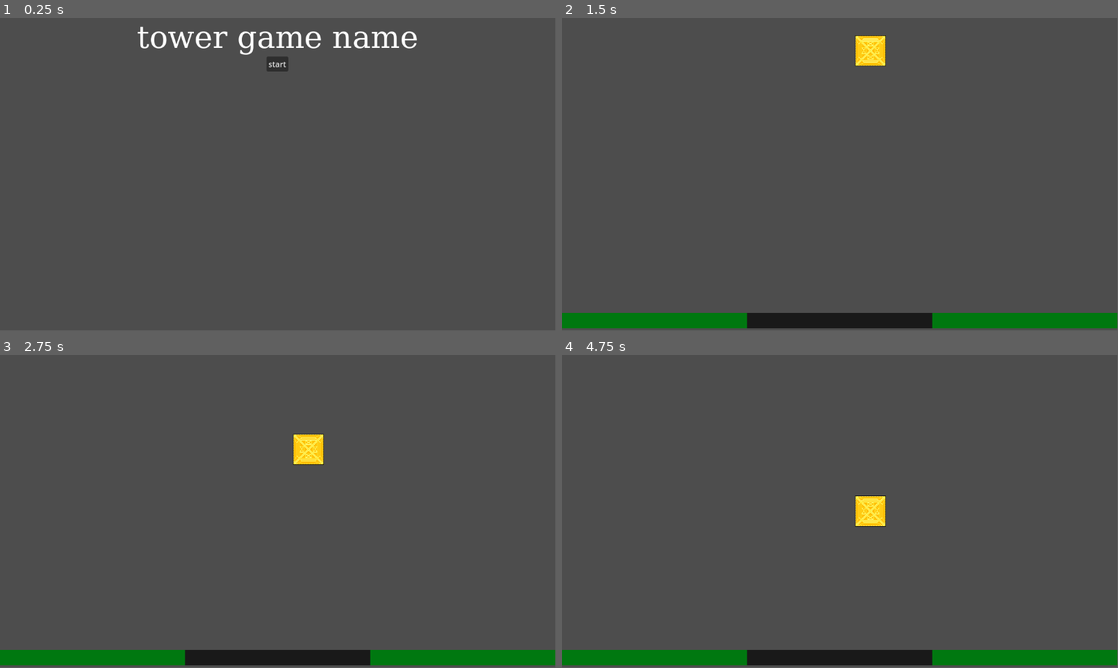
Above: before the commit, frames 1-4 (two rows, left to right).
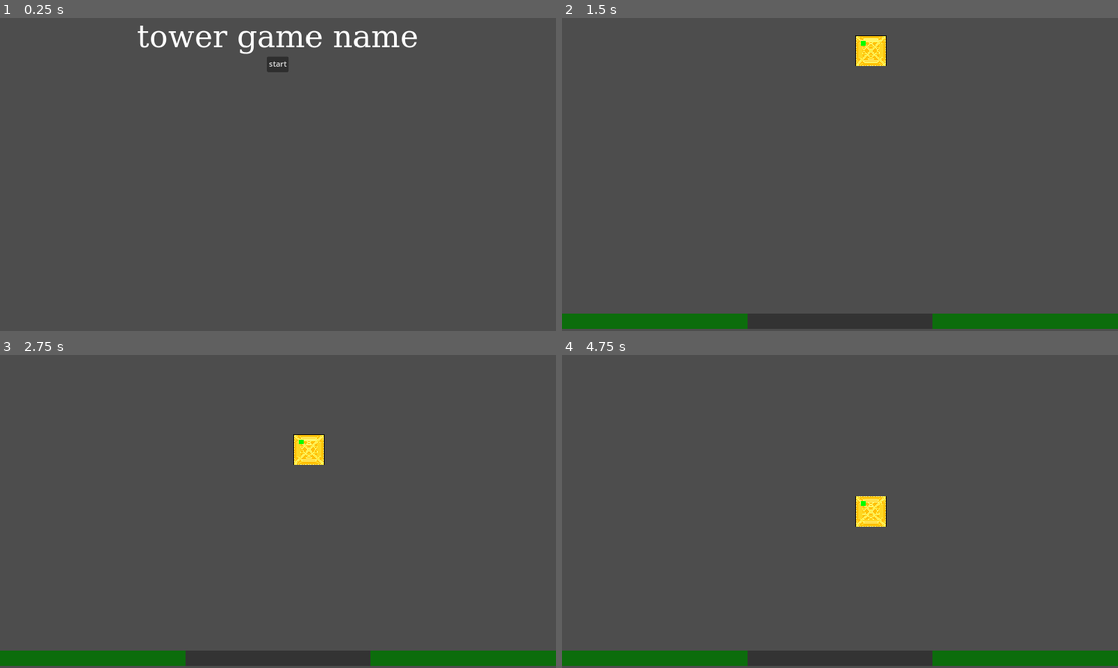
Above: after the commit, the same moments.

Repository: ender-titan1/GWJ-73
Game: Godot game, scene res://scenes/Menu.tscn
Same seed, same stepped clock (60 frames per second), same inputs: the game is played once before the commit and once after it.
Inputs (mouse positions are in pixels of both pictures, inside the frame that each line leads up to):
- Up to frame 1 (0.25 s): no input
- Up to frame 2 (1.5 s): click "start" at 0.5 s; move the mouse to (962, 158) at 1.27 s; hold D (shift_right) from 1.28 s (still down); hold R (rotate, bound only after the commit) from 1.28 s (still down)
- Up to frame 3 (2.75 s): move the mouse to (166, 527) at 2.02 s; release D (shift_right) at 2.03 s; release R (rotate, bound only after the commit) at 2.03 s; hold Space (shift_down) from 2.03 s (still down); tap R (rotate, bound only after the commit) at 2.1 s
- Up to frame 4 (4.75 s): move the mouse to (895, 442) at 2.77 s; release Space (shift_down) at 2.78 s; hold R (rotate, bound only after the commit) 2.78-3.53 s; hold D (shift_right) 2.78-4.28 s; move the mouse to (812, 574) at 3.52 s; tap R (rotate, bound only after the commit) at 3.6 s; move the mouse to (1006, 558) at 4.27 s; hold A (shift_left) from 4.28 s (still down); hold R (rotate, bound only after the commit) from 4.28 s (still down)
In our replay, the window is 799x449 before the commit and 800x450 after it. These sizes can differ from the game's own. Grey fills any space a smaller window leaves; there, only what the larger window draws over its background counts as a difference.

The runs differ from the first frame. In frame 1, 0.8% of the frame differs, in the area x 24-75%, y 2-18%; in frame 2, 2.2%; in frame 3, 2.2%; in frame 4, 2.3%, in the area x 0-100%, y 44-100%.

Commit message:
Add rotation
- Still buggy

Diff:
--- a/project.godot
+++ b/project.godot
@@ -14,6 +14,10 @@
 run/main_scene="res://scenes/Menu.tscn"
 config/features=PackedStringArray("4.2", "GL Compatibility")
 config/icon="res://icon.svg"
+
+[display]
+
+window/stretch/mode="canvas_items"
 
 [dotnet]
 
@@ -41,8 +45,14 @@
 "events": [Object(InputEventKey,"resource_local_to_scene":false,"resource_name":"","device":-1,"window_id":0,"alt_pressed":false,"shift_pressed":false,"ctrl_pressed":false,"meta_pressed":false,"pressed":false,"keycode":0,"physical_keycode":90,"key_label":0,"unicode":122,"echo":false,"script":null)
 ]
 }
+rotate={
+"deadzone": 0.5,
+"events": [Object(InputEventKey,"resource_local_to_scene":false,"resource_name":"","device":-1,"window_id":0,"alt_pressed":false,"shift_pressed":false,"ctrl_pressed":false,"meta_pressed":false,"pressed":false,"keycode":0,"physical_keycode":82,"key_label":0,"unicode":114,"echo":false,"script":null)
+]
+}
 
 [rendering]
 
+textures/canvas_textures/default_texture_filter=0
 renderer/rendering_method="gl_compatibility"
 renderer/rendering_method.mobile="gl_compatibility"
--- a/resources/blocks.json
+++ b/resources/blocks.json
@@ -1,39 +1,51 @@
 {
-    "Square": {
-        "matrix": [
-            "##",
-            "##"
-        ],
-        "center": [0, 0],
-        "sprite": "sentury 2.0.png"
-    },
-    "L-Left": {
-        "matrix": [
-            " #",
-            " #",
-            "##"
-        ],
-        "center": [1, 1],
-        "sprite": "sentury 2.0.png"
-
-    },
-    "L-Right": {
-        "matrix": [
-            "# ",
-            "# ",
-            "##"
-        ],
-        "center": [0, 1],
-        "sprite": "sentury 2.0.png"
-    },
-    "I": {
-        "matrix": [
-            "#",
-            "#",
-            "#",
-            "#"
-        ],
-        "center": [0, 1],
-        "sprite": "sentury 2.0.png"
-    }
+	"Square": {
+		"matrix": [
+			"##",
+			"##"
+		],
+		"center": [
+			0,
+			0
+		],
+		"sprite": "sentury 2.0.png",
+		"rotate": false
+	},
+	"L-Right": {
+		"matrix": [
+			"# ",
+			"# ",
+			"##"
+		],
+		"center": [
+			0,
+			1
+		],
+		"sprite": "L-Right.png"
+	},
+	"L-Left": {
+		"matrix": [
+			" #",
+			" #",
+			"##"
+		],
+		"center": [
+			1,
+			1
+		],
+		"sprite": "sentury 2.0.png"
+	},
+	"I": {
+		"matrix": [
+			"#",
+			"#",
+			"#",
+			"#"
+		],
+		"center": [
+			0,
+			1
+		],
+		"sprite": "sentury 2.0.png"
+	}
 }
--- a/resources/main_tileset.tres
+++ b/resources/main_tileset.tres
@@ -1,20 +1,20 @@
-[gd_resource type="TileSet" load_steps=4 format=3 uid="uid://f3h1x1j8xhtp"]
+[gd_resource type="TileSet" load_steps=4 format=3 uid="uid://p1cd3h13fktj"]
 
-[ext_resource type="Texture2D" uid="uid://cmcrit7gifwi3" path="res://resources/placeholder_square.tres" id="1_scrnm"]
+[ext_resource type="Texture2D" uid="uid://c6hwsgkc4fxd3" path="res://resources/placeholder.tres" id="1_qhx0o"]
 
-[sub_resource type="TileSetAtlasSource" id="TileSetAtlasSource_vao78"]
-texture = ExtResource("1_scrnm")
+[sub_resource type="TileSetAtlasSource" id="TileSetAtlasSource_oa7os"]
+texture = ExtResource("1_qhx0o")
 texture_region_size = Vector2i(32, 32)
 0:0/0 = 0
-0:0/0/modulate = Color(0.099986, 0.099986, 0.099986, 1)
+0:0/0/modulate = Color(0.0495072, 0.42863, 0.0483693, 1)
 
-[sub_resource type="TileSetAtlasSource" id="TileSetAtlasSource_14hxd"]
-texture = ExtResource("1_scrnm")
+[sub_resource type="TileSetAtlasSource" id="TileSetAtlasSource_jtmo3"]
+texture = ExtResource("1_qhx0o")
 texture_region_size = Vector2i(32, 32)
 0:0/0 = 0
-0:0/0/modulate = Color(0, 0.47, 0.0626667, 1)
+0:0/0/modulate = Color(0.201527, 0.201527, 0.201527, 1)
 
 [resource]
 tile_size = Vector2i(32, 32)
-sources/1 = SubResource("TileSetAtlasSource_14hxd")
-sources/0 = SubResource("TileSetAtlasSource_vao78")
+sources/2 = SubResource("TileSetAtlasSource_oa7os")
+sources/3 = SubResource("TileSetAtlasSource_jtmo3")
--- /dev/null
+++ b/resources/placeholder.tres
@@ -0,0 +1,9 @@
+[gd_resource type="GradientTexture2D" load_steps=2 format=3 uid="uid://c6hwsgkc4fxd3"]
+
+[sub_resource type="Gradient" id="Gradient_8v7ip"]
+colors = PackedColorArray(1, 1, 1, 1, 1, 1, 1, 1)
+
+[resource]
+gradient = SubResource("Gradient_8v7ip")
+width = 32
+height = 32
--- a/resources/placeholder_square.tres
+++ /dev/null
@@ -1,9 +0,0 @@
-[gd_resource type="GradientTexture2D" load_steps=2 format=3 uid="uid://cmcrit7gifwi3"]
-
-[sub_resource type="Gradient" id="Gradient_6gpao"]
-colors = PackedColorArray(1, 1, 1, 1, 1, 1, 1, 1)
-
-[resource]
-gradient = SubResource("Gradient_6gpao")
-width = 32
-height = 32
--- a/scenes/Block.tscn
+++ b/scenes/Block.tscn
@@ -1,10 +1,21 @@
-[gd_scene load_steps=3 format=3 uid="uid://dvs6cthqc6h52"]
+[gd_scene load_steps=5 format=3 uid="uid://dvs6cthqc6h52"]
 
 [ext_resource type="Script" path="res://src/block.gd" id="1_cvpmb"]
 [ext_resource type="Texture2D" uid="uid://6amcnjx64u52" path="res://imports/L-Right.png" id="2_jnfgd"]
+
+[sub_resource type="Gradient" id="Gradient_7eb7d"]
+colors = PackedColorArray(0, 1, 0, 1, 0, 1, 0, 1)
+
+[sub_resource type="GradientTexture2D" id="GradientTexture2D_pvse4"]
+gradient = SubResource("Gradient_7eb7d")
+width = 10
+height = 10
 
 [node name="Block" type="Node2D"]
 script = ExtResource("1_cvpmb")
 
 [node name="Sprite2D" type="Sprite2D" parent="."]
 texture = ExtResource("2_jnfgd")
+
+[node name="Sprite2D2" type="Sprite2D" parent="."]
+texture = SubResource("GradientTexture2D_pvse4")
--- a/scenes/Start.tscn
+++ b/scenes/Start.tscn
@@ -1,9 +1,8 @@
-[gd_scene load_steps=5 format=3 uid="uid://djwihrxn5l817"]
+[gd_scene load_steps=4 format=3 uid="uid://djwihrxn5l817"]
 
 [ext_resource type="Script" path="res://src/start.gd" id="1_23hn0"]
-[ext_resource type="TileSet" uid="uid://f3h1x1j8xhtp" path="res://resources/main_tileset.tres" id="2_24psf"]
+[ext_resource type="TileSet" uid="uid://p1cd3h13fktj" path="res://resources/main_tileset.tres" id="2_24psf"]
 [ext_resource type="PackedScene" uid="uid://dvs6cthqc6h52" path="res://scenes/Block.tscn" id="2_ffa6c"]
-[ext_resource type="Texture2D" uid="uid://cmcrit7gifwi3" path="res://resources/placeholder_square.tres" id="3_oc4t0"]
 
 [node name="Start" type="Node2D" node_paths=PackedStringArray("grid")]
 script = ExtResource("1_23hn0")
@@ -13,16 +12,15 @@
 [node name="TileMap" type="TileMap" parent="."]
 tile_set = ExtResource("2_24psf")
 format = 2
-layer_0/tile_data = PackedInt32Array(655359, 0, 0, 655342, 1, 0, 655343, 1, 0, 655344, 1, 0, 655345, 1, 0, 655346, 1, 0, 655347, 1, 0, 655348, 1, 0, 655349, 1, 0, 655350, 1, 0, 655351, 1, 0, 655352, 1, 0, 655353, 1, 0, 655354, 0, 0, 655355, 0, 0, 655356, 0, 0, 655357, 0, 0, 655358, 0, 0, 589824, 0, 0, 589825, 0, 0, 589826, 0, 0, 589827, 0, 0, 589828, 0, 0, 589829, 0, 0, 589830, 1, 0, 589831, 1, 0, 589832, 1, 0, 589833, 1, 0, 589834, 1, 0, 589835, 1, 0, 589836, 1, 0, 589837, 1, 0, 589838, 1, 0, 589839, 1, 0, 589840, 1, 0, 589841, 1, 0)
+layer_0/tile_data = PackedInt32Array(655359, 3, 0, 655342, 2, 0, 655343, 2, 0, 655344, 2, 0, 655345, 2, 0, 655346, 2, 0, 655347, 2, 0, 655348, 2, 0, 655349, 2, 0, 655350, 2, 0, 655351, 2, 0, 655352, 2, 0, 655353, 2, 0, 655354, 3, 0, 655355, 3, 0, 655356, 3, 0, 655357, 3, 0, 655358, 3, 0, 589824, 3, 0, 589825, 3, 0, 589826, 3, 0, 589827, 3, 0, 589828, 3, 0, 589829, 3, 0, 589830, 2, 0, 589831, 2, 0, 589832, 2, 0, 589833, 2, 0, 589834, 2, 0, 589835, 2, 0, 589836, 2, 0, 589837, 2, 0, 589838, 2, 0, 589839, 2, 0, 589840, 2, 0, 589841, 2, 0)
 
 [node name="Camera2D" type="Camera2D" parent="."]
 
-[node name="Sprite2D" type="Sprite2D" parent="."]
-visible = false
-modulate = Color(1, 1, 1, 0.313726)
-texture = ExtResource("3_oc4t0")
-
-[node name="BlockFallTimier" type="Timer" parent="."]
+[node name="BlockFallTimer" type="Timer" parent="."]
 wait_time = 0.6
 
-[connection signal="timeout" from="BlockFallTimier" to="." method="on_timer_timeout"]
+[node name="BufferTimer" type="Timer" parent="."]
+wait_time = 0.1
+
+[connection signal="timeout" from="BlockFallTimer" to="." method="on_timer_timeout"]
+[connection signal="timeout" from="BufferTimer" to="." method="on_buffer_timeout"]
--- a/src/block.gd
+++ b/src/block.gd
@@ -2,6 +2,7 @@
 
 var sprite: Sprite2D
 var definition: BlockDefinition
+var offsets: Array
 
 func set_definition(def: BlockDefinition):
 	definition = def
@@ -10,5 +11,17 @@
 
 	var pxSize = def.size * 32
 	var shift00 = Vector2(pxSize.x / 2 - 16, pxSize.y / 2 - 16)
-	var shift = shift00 + def.center
+	var shift = shift00 - def.center * 32
 	sprite.position += shift
+
+	offsets = def.offsets
+
+func get_rotated_offsets() -> Array:
+	var rotated_offsets = []
+	for offset in offsets:
+		var x = offset.x
+		var y = offset.y
+		var new_offset = Vector2(-y, x)
+		rotated_offsets.append(new_offset)
+
+	return rotated_offsets
--- a/src/block_definition.gd
+++ b/src/block_definition.gd
@@ -4,23 +4,29 @@
 var center: Vector2
 var texture: Texture2D
 var size: Vector2i
+var inhibit_rotation: bool
 
 func _init(json_dict: Dictionary={}):
+	var string_array = json_dict["matrix"]
+
 	offsets = []
-	size = Vector2i(json_dict["matrix"].size(), json_dict["matrix"][0].length())
+	size = Vector2i(string_array[0].length(), string_array.size())
 	center = Vector2(json_dict["center"][0], json_dict["center"][1])
+
+	if json_dict.has("rotate"):
+		inhibit_rotation = !json_dict["rotate"]
+	else:
+		inhibit_rotation = false
 
 	if json_dict["sprite"] != null:
 		texture = load("res://imports/" + json_dict["sprite"])
-
-	var string_array = json_dict["matrix"]
 
 	var y = 0
 	for string in string_array:
 		var x = 0
 		for character in string:
 			if character != ' ':
-				offsets.append(Vector2i(x, y))
+				offsets.append(Vector2(x, y) - center)
 
 			x += 1
 		y += 1
--- a/src/start.gd
+++ b/src/start.gd
@@ -4,7 +4,8 @@
 
 @export var grid: TileMap
 @export var block_scene: PackedScene
-@onready var timer: Timer = $BlockFallTimier
+@onready var timer: Timer = $BlockFallTimer
+@onready var buffer_timer: Timer = $BufferTimer
 
 var block_definitions: Array = []
 var layers: Dictionary = {}
@@ -12,20 +13,22 @@
 
 var tower_height = 0
 var falling_block: Block
-var falling_block_center_cell_pos: Vector2i
+var falling_block_center_cell_pos: Vector2
 var marked_for_placement: bool = false
+var rng: RandomNumberGenerator
 
 func _ready():
+	rng = RandomNumberGenerator.new()
+	layers[int(8)] = []
 	init_blocks()
 	debug_spawn()
-	layers[8] = []
 
 func debug_spawn():
 	if falling_block != null:
 		return
 
 	var block: Block = block_scene.instantiate()
-	block.set_definition(block_definitions[0])
+	block.set_definition(block_definitions[rng.randi_range(0, 1)])
 	add_child(block)
 
 	spawn(block)
@@ -37,7 +40,6 @@
 	for key in json:
 		block_definitions.append(BlockDefinition.new(json[key]))
 
-
 func _input(event):
 	if event.is_action_pressed("shift_left"):
 		shift_falling(-1, 0)
@@ -54,6 +56,9 @@
 	if event.is_action_released("shift_down"):
 		timer.wait_time = 0.6
 
+	if event.is_action_pressed("rotate"):
+		rotate_falling()
+
 func on_timer_timeout():
 	if !marked_for_placement:
 		shift_falling(0, 1)
@@ -62,8 +67,8 @@
 
 func check_for_placement():
 	var shouldPlace = false
-	for offset in falling_block.definition.offsets:
-		var cell_to_check = offset + Vector2i(0, 1) + falling_block_center_cell_pos
+	for offset in falling_block.offsets:
+		var cell_to_check = offset + Vector2(0, 1) + falling_block_center_cell_pos
 
 		# if the checked cell's layer is 9, it means the block has touched the ground and should be placed
 		if cell_to_check.y > 8:
@@ -76,7 +81,7 @@
 		if layer < highest_layer:
 			continue
 
-		if layers[layer].has(cell_to_check.x):
+		if layers[int(layer)].has(int(cell_to_check.x)):
 			shouldPlace = true
 			break
 
@@ -94,18 +99,18 @@
 func place_block():
 	var block = falling_block
 
-	for offset in block.definition.offsets:
+	for offset in block.offsets:
 		var pos = offset + falling_block_center_cell_pos
 
-		if !layers.has(pos.y):
+		if !layers.has(int(pos.y)):
 			print("creating layer")
 			print(pos.y)
-			layers[pos.y] = []
+			layers[int(pos.y)] = []
 
 			if pos.y < highest_layer:
 				highest_layer = pos.y
 
-		layers[pos.y].append(pos.x)
+		layers[int(pos.y)].append(int(pos.x))
 
 	print(layers)
 
@@ -132,7 +137,8 @@
 		return
 
 	if x != 0:
-		for offset in falling_block.definition.offsets:
+		print("shift side")
+		for offset in falling_block.offsets:
 			var pos = offset + falling_block_center_cell_pos
 			var x_pos = pos.x + x
 			var y_pos = pos.y
@@ -142,12 +148,56 @@
 				return
 
 			# If the layer of the shift has not been defined, no obstacles are present and thus the block is free to move
-			if !layers.has(y_pos):
+			if !layers.has(int(y_pos)):
 				continue
 
 			# If the cell we are attempting to move into is occupied, block the move
-			if layers[y_pos].has(x_pos):
-				return
-
-	falling_block_center_cell_pos += Vector2i(x, y)
+			if layers[int(y_pos)].has(int(x_pos)):
+				return
+
+	if y != 0:
+		print("shift down")
+		for offset in falling_block.offsets:
+			var pos = offset + falling_block_center_cell_pos + Vector2(0, 1)
+
+			print(pos)
+
+			if pos.y > 8:
+				return
+
+			if !layers.has(int(pos.y)):
+				print("Continue")
+				continue
+
+			if layers[int(pos.y)].has(int(pos.y)):
+				print("Invalid")
+				return
+
+	falling_block_center_cell_pos += Vector2(x, y)
 	falling_block.position = grid.map_to_local(falling_block_center_cell_pos)
+
+func rotate_falling():
+	if falling_block == null:
+		return
+
+	if falling_block.definition.inhibit_rotation:
+		return
+
+	var offsets = falling_block.get_rotated_offsets()
+	for offset in offsets:
+		var cell = offset + falling_block_center_cell_pos
+
+		if cell.y > 8:
+			return
+
+		if cell.x > 5 || cell.x < -6:
+			return
+
+		if !layers.has(int(cell.y)):
+			continue
+
+		if layers[int(cell.y)].has(int(cell.x)):
+			return
+
+	falling_block.offsets = offsets
+	falling_block.rotation_degrees += 90
